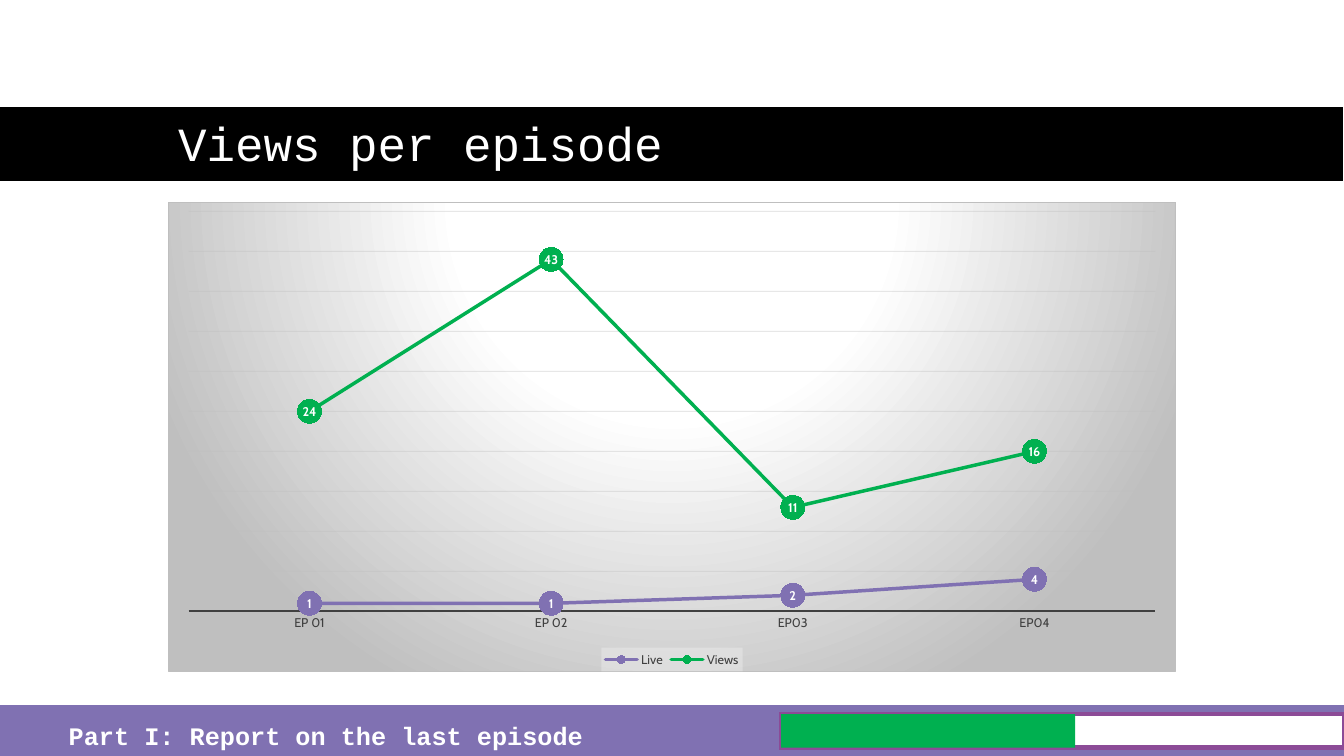
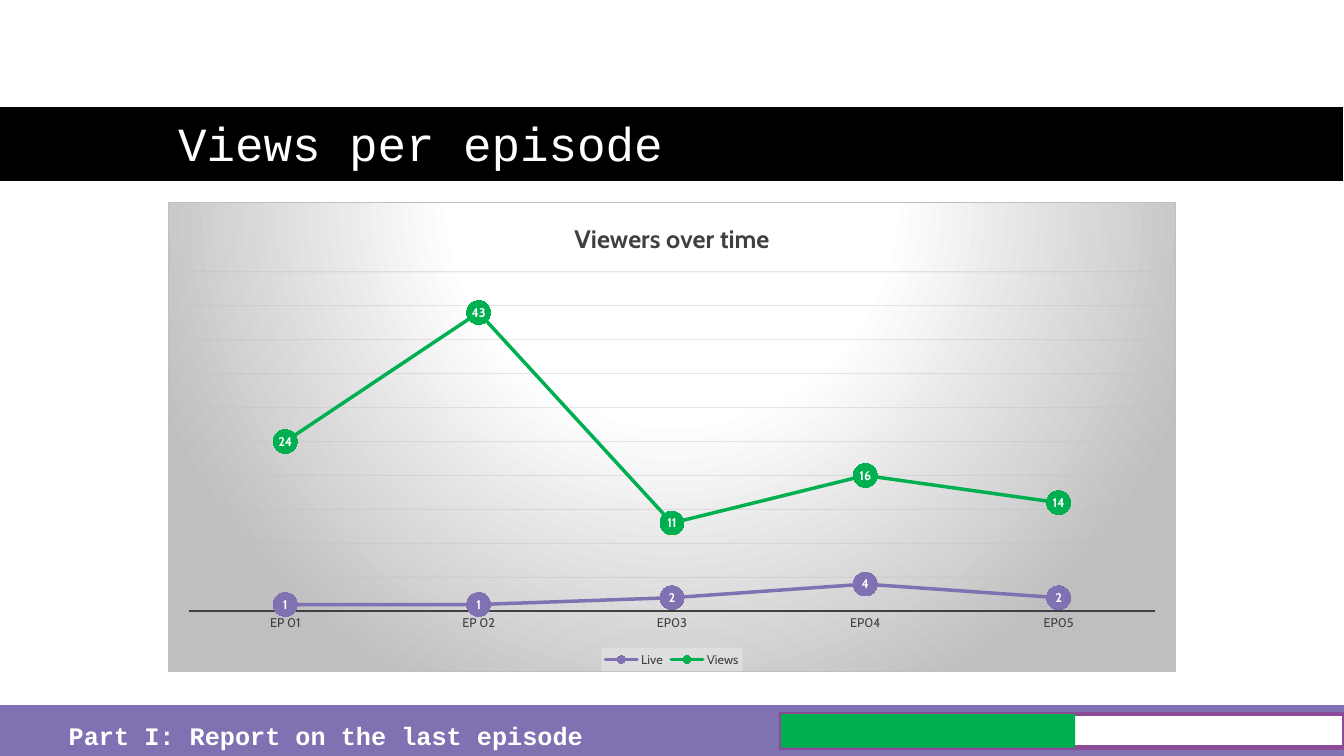
Before and after one commit to just-the-benno/BlazQ, a slide deck: slide 8 of episode6/media/slides-episode-06.pptx. Drawn at 1344x756 pixels with LibreOffice and Linux fonts; fonts in the diff are those of the drawing; background and template pictures are left out. Boxes give left, top, right and bottom in pixels: in the first picture for what was removed or moved away, otherwise in the second. Text is boxed around its words. In the diff, an @@ line names an element or a change of style, - is before the commit and + after.

```diff
--- a/episode6/media/slides-episode-06.pptx
+++ b/episode6/media/slides-episode-06.pptx
@@ line stacked chart at (x1=168, y1=202, x2=1177, y2=673) @@
@@ title "Viewers over time " added @@
-categories: EP 01, EP 02, EP03, EP04
+categories: EP 01, EP 02, EP03, EP04, EP05
-Live: 1, 1, 2, 4
+Live: 1, 1, 2, 4, 2
-Views: 24, 43, 11, 16
+Views: 24, 43, 11, 16, 14
```
Also in this commit, not shown: 3 other slides changed, 2 other files.
